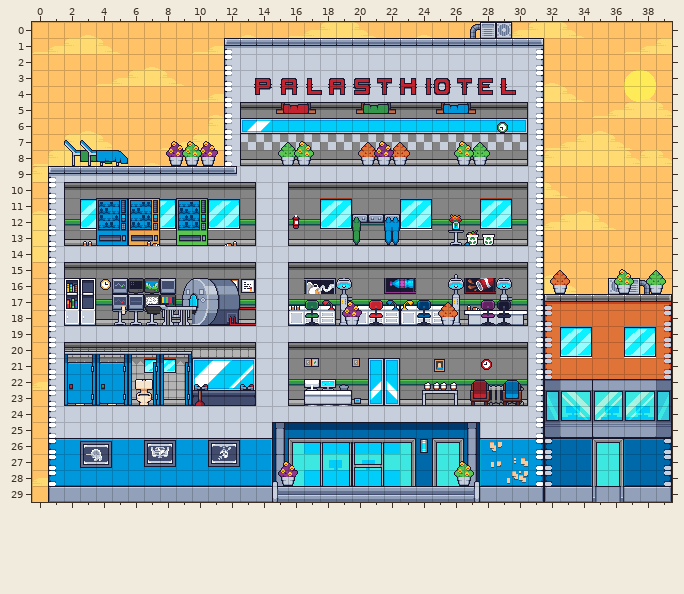
Level history. Tiled map: Game/maps/palasthotel-stage_extended.tmx. The first picture shows the starting point.
Cells are 16x16 px. Shown: x 0..39, y 0..29.
And afterwards:
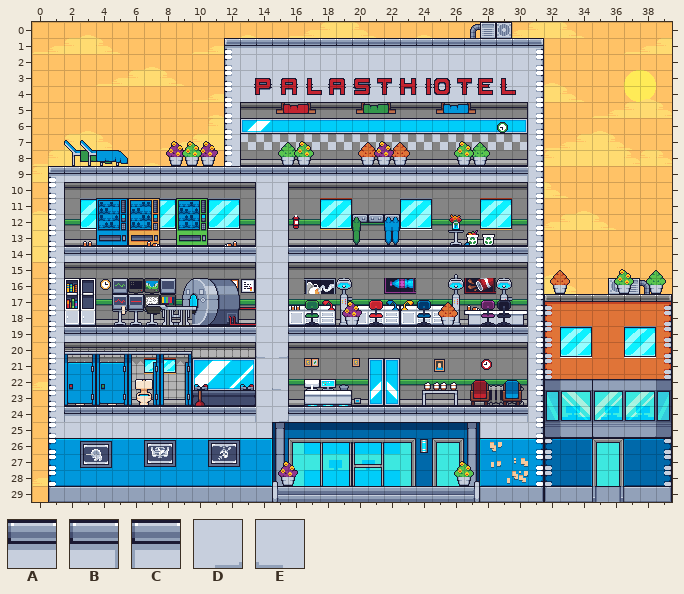
Key: from "tilemap_all": A 241, B 242, C 243, D 275, E 278.
_ is an empty cell.
Tiles of an added or newly shown layer are drawn over the layers below it.
The commit says: refine level
Edits made:
Layer "Visible_Plattforms" (added):
The author put tile A in row 9 at x 12 to 29; in row 14 at x 3 to 12 and 17 to 29; in row 19 at x 3 to 12 and 17 to 29; in row 24 at x 3 to 12 and 17 to 29.
The author put tile B in row 9 at x 30; in row 14 at x 13 and 30; in row 19 at x 13 and 30; in row 24 at x 13 and 30.
The author put tile C in row 14 at x 2 and 16; in row 19 at x 2 and 16; in row 24 at x 2 and 16.
The author put tile D in row 20 at x 15; in row 24 at x 15.
The author put tile E in row 20 at x 14; in row 22 at x 15.
Pixel boxes of the changes (left, top, right, bottom) in both pictures:
added: (234, 166, 528, 182)
added: (64, 246, 256, 262)
added: (288, 246, 528, 262)
added: (64, 326, 528, 358)
added: (272, 388, 281, 390)
added: (64, 406, 256, 422)
added: (279, 406, 528, 422)
